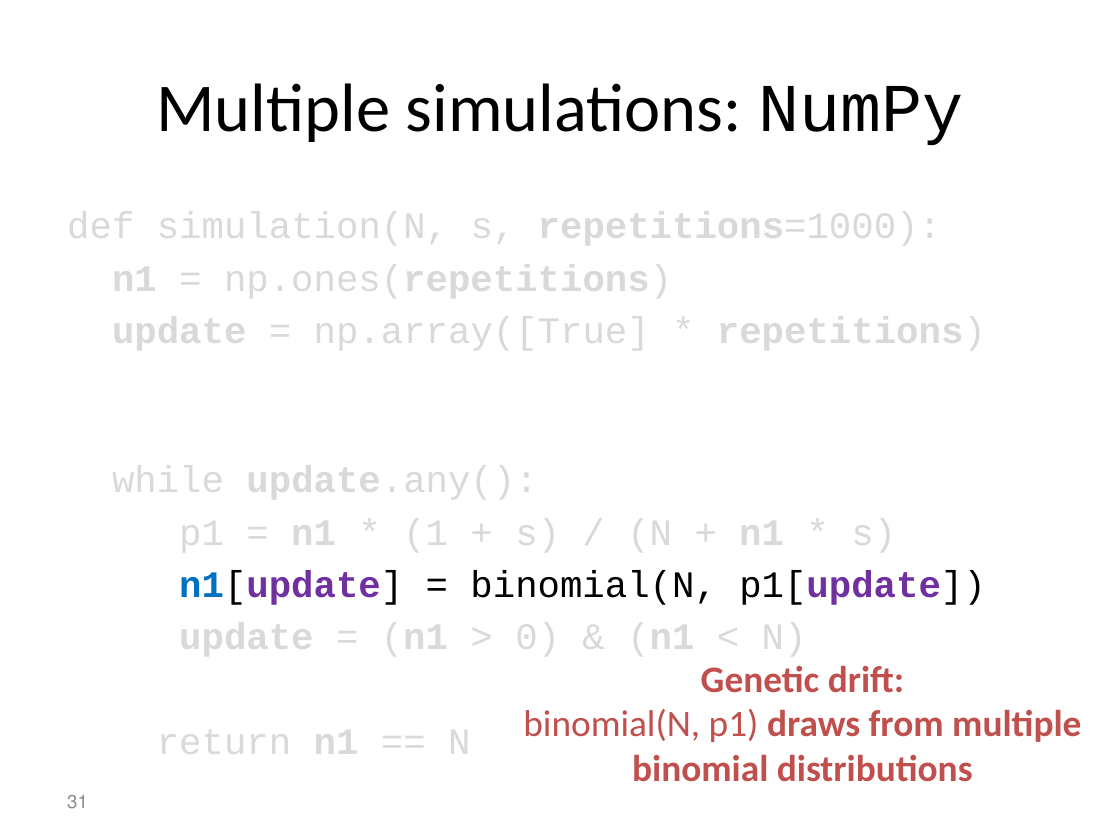
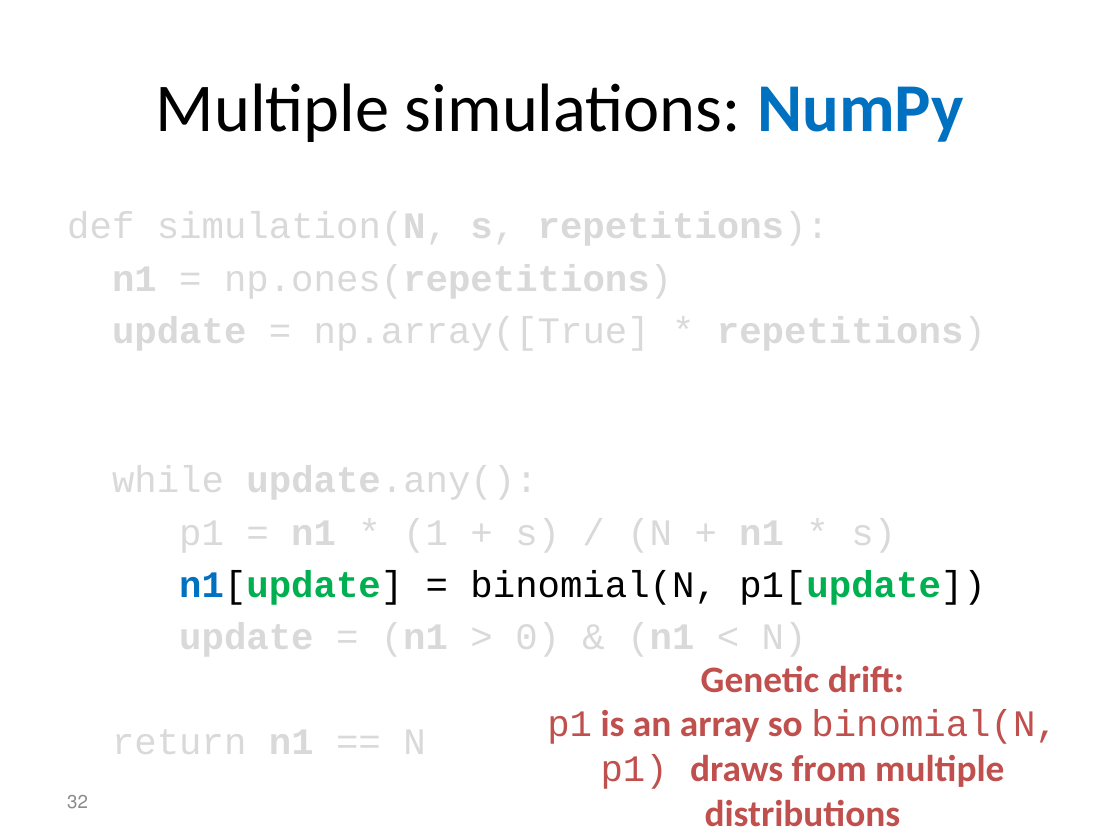
Before and after one commit to yoavram/PyConIL2016, a slide deck: slide 32 of presentation.pptx (slide 31 before the commit). Drawn at 1120x840 pixels with LibreOffice and Linux fonts; fonts in the diff are those of the drawing. Boxes give left, top, right and bottom in pixels: in the first picture for what was removed or moved away, otherwise in the second. Text is boxed around its words. In the diff, an @@ line names an element or a change of style, - is before the commit and + after.

```diff
--- a/presentation.pptx
+++ b/presentation.pptx
@@ title "Multiple simulations: NumPy" at [156, 83, 964, 142]: font Courier New to Calibri, text colour #000000 to #0070C0, bold on in "NumPy" @@
@@ text at [67, 208, 829, 250]: text changed @@
-def simulation(N, s, repetitions=1000):
+def simulation(N, s, repetitions):
@@ text at [179, 570, 985, 605]: text colour #7030A0 to #00B050 in "n1[update] p1[update])" @@
@@ text at [547, 710, 1057, 789]: text changed @@
-binomial(N, p1) draws from multiple binomial distributions
+p1 is an array so binomial(N, p1) draws from multiple distributions
@@ page number at [67, 795, 88, 809]: text changed @@
-31
+32
```
Also in this commit, not shown: 28 other slides changed, 23 slides added, 2 slides removed, 1 other file.
